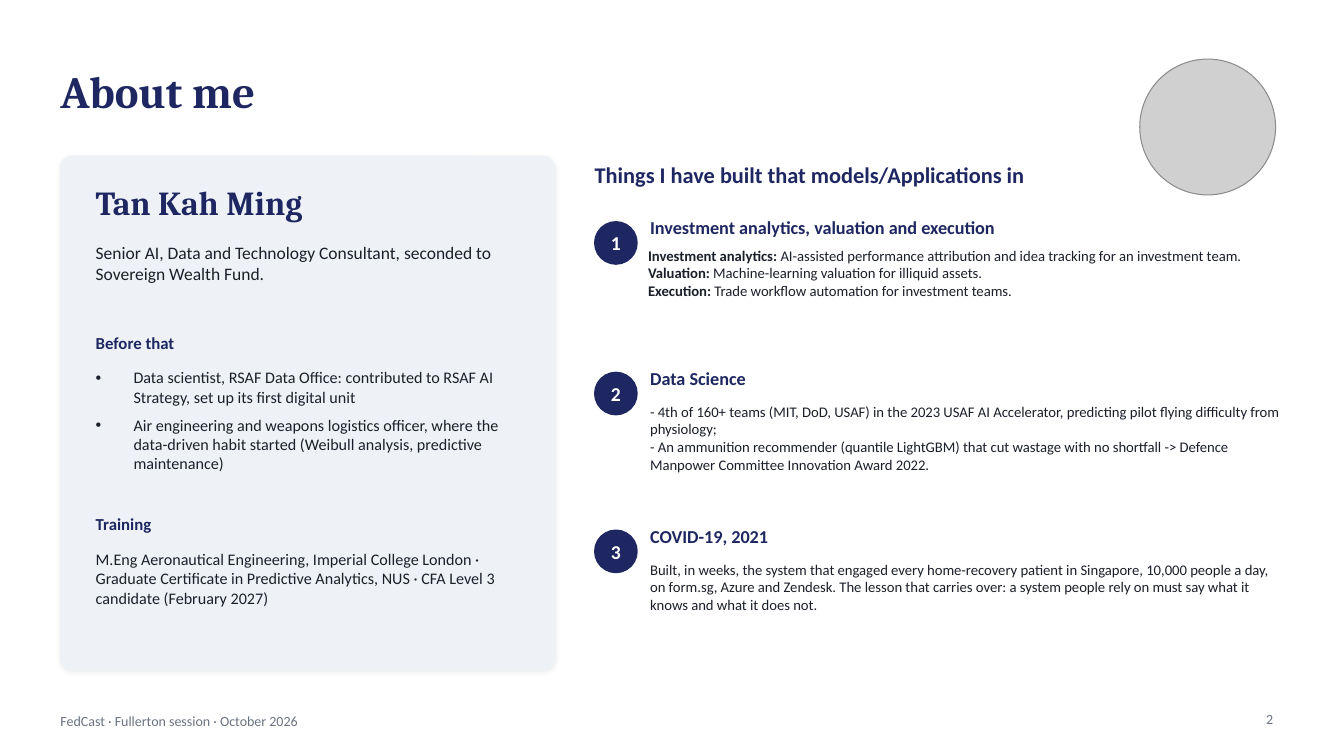
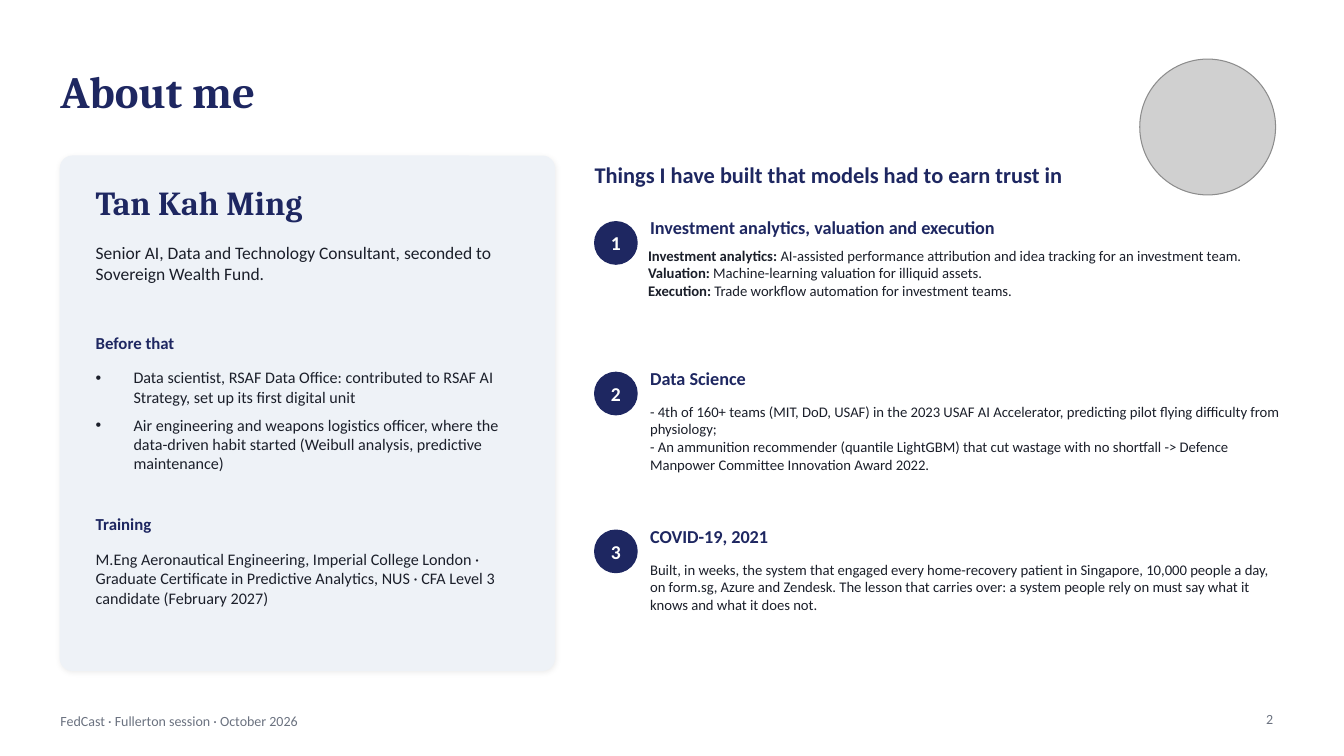
Before and after one commit to kmt112/fed-forecast, a slide deck: slide 2 of docs/FedCast_Fullerton.pptx. Drawn at 1344x756 pixels with LibreOffice and Linux fonts; fonts in the diff are those of the drawing; grey boxes stand for pictures. Boxes give left, top, right and bottom in pixels: in the first picture for what was removed or moved away, otherwise in the second. Text is boxed around its words. In the diff, an @@ line names an element or a change of style, - is before the commit and + after.

```diff
--- a/docs/FedCast_Fullerton.pptx
+++ b/docs/FedCast_Fullerton.pptx
@@ text at (x1=595, y1=167, x2=1062, y2=187): text changed @@
-Things I have built that models/Applications in
+Things I have built that models had to earn trust in
```
Also in this commit, not shown: 9 other slides changed, 4 slides added, 3 slides removed, 2 other files.
